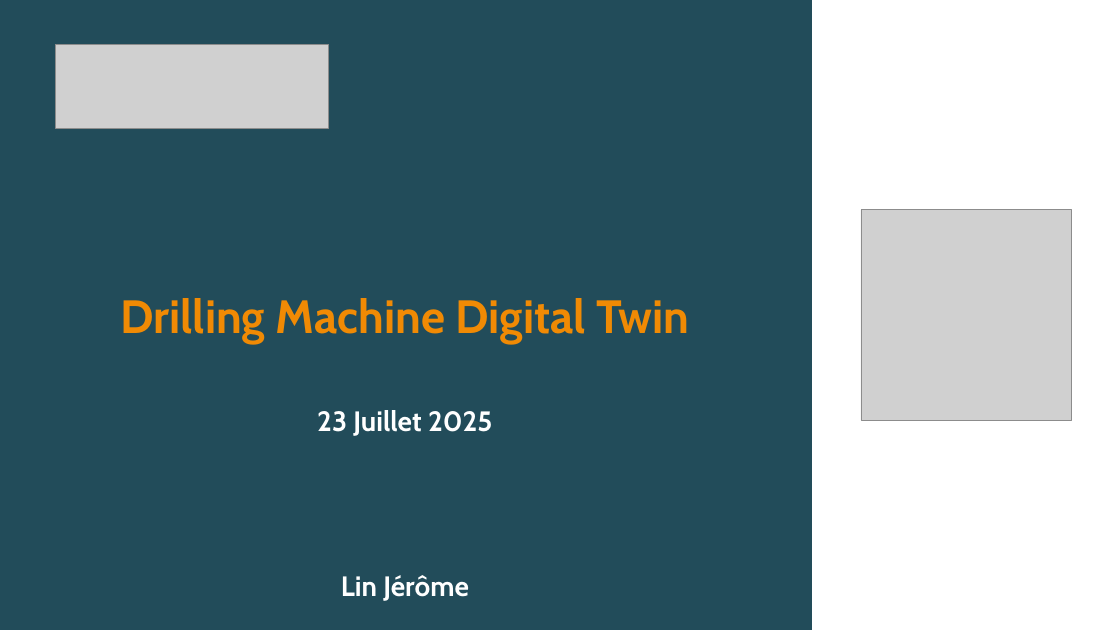
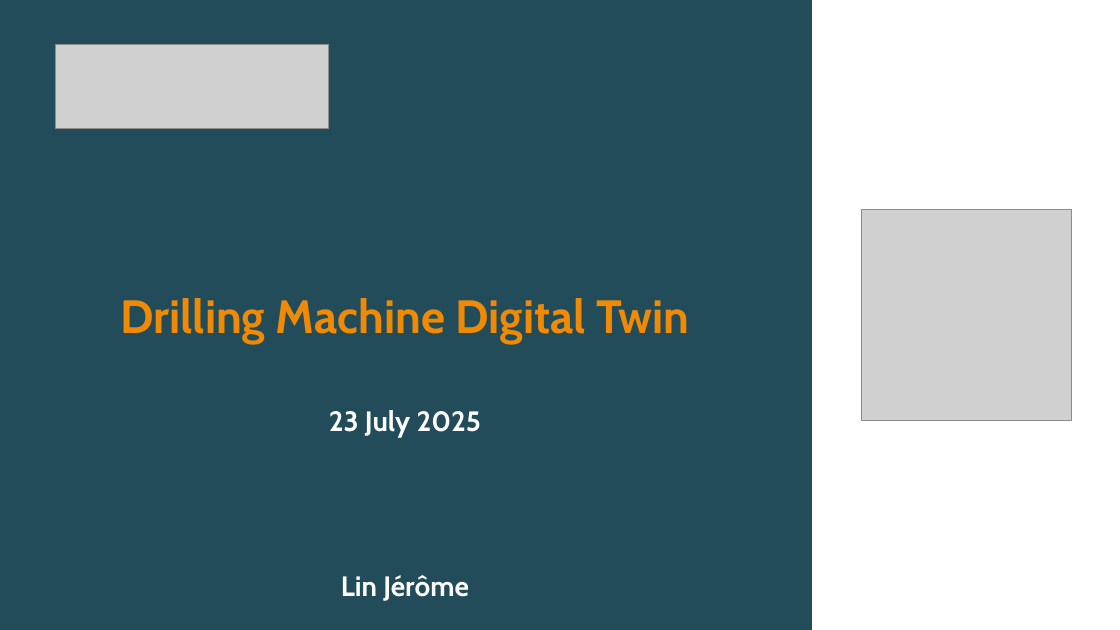
Before and after one commit to Starlight-25/DrillingMachine-DigitalTwin, a slide deck: slide 1 of ProjectInfo/Presentation.pptx. Drawn at 1120x630 pixels with LibreOffice and Linux fonts; fonts in the diff are those of the drawing; grey boxes stand for pictures. Boxes give left, top, right and bottom in pixels: in the first picture for what was removed or moved away, otherwise in the second. Text is boxed around its words. In the diff, an @@ line names an element or a change of style, - is before the commit and + after.

```diff
--- a/ProjectInfo/Presentation.pptx
+++ b/ProjectInfo/Presentation.pptx
@@ text at (329, 410, 481, 437): text changed @@
-23 Juillet 2025
+23 July 2025
```
Also in this commit, not shown: 6 other slides changed, 1 slide added, 1 other file.
